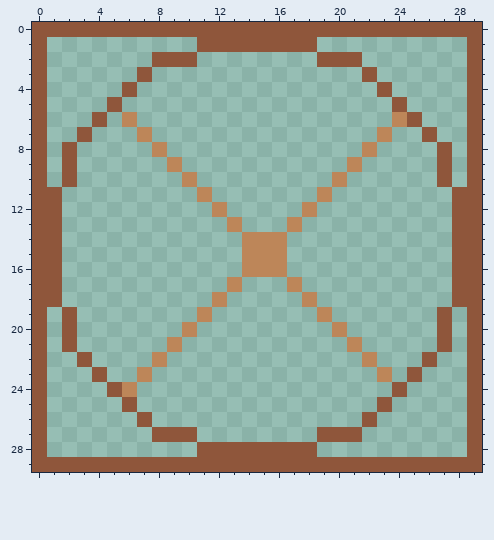
Two versions of one pixel-art sprite, LD-36/Assets/Resources/Machine/Hamster_wheel.png. Above is the file before it was changed.
The file is 30x30 pixels.
The same view after the edit:
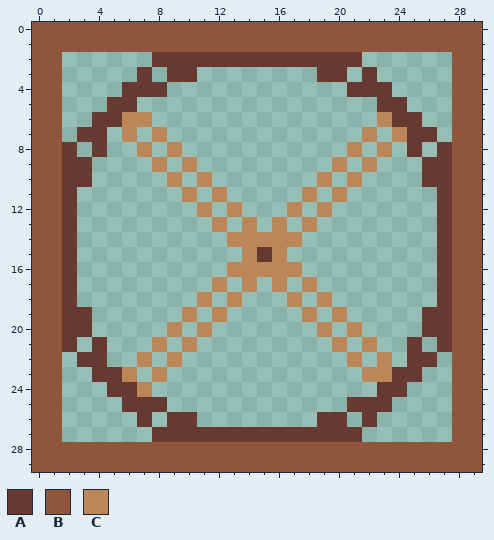
Palette (. is transparent): A #663931  B #8f563b  C #bd8659
From old to new:
y 1: x 1..10 .......... -> BBBBBBBBBB; x 19..28 .......... -> BBBBBBBBBB
y 2: x 1 . -> B; x 8..21 BBB........BBB -> AAAAAAAAAAAAAA; x 28 . -> B
y 3: x 1 . -> B; x 7 B -> A; x 9..10 .. -> AA; x 19..20 .. -> AA; x 22 B -> A; x 28 . -> B
y 4: x 1 . -> B; x 6..8 B.. -> AAA; x 21..23 ..B -> AAA; x 28 . -> B
y 5: x 1 . -> B; x 5..6 B. -> AA; x 23..24 .B -> AA; x 28 . -> B
y 6: x 1 . -> B; x 4..5 B. -> AA; x 7 . -> C; x 23..25 .CB -> CAA; x 28 . -> B
y 7: x 1 . -> B; x 3..4 B. -> AA; x 6..8 .C. -> C.C; x 22..26 .C..B -> C.CAA; x 28 . -> B
y 8: x 1..2 .B -> BA; x 4 . -> A; x 7..9 .C. -> C.C; x 21..23 .C. -> C.C; x 25 . -> A; x 27..28 B. -> AB
y 9: x 1..3 .B. -> BAA; x 8..10 .C. -> C.C; x 20..22 .C. -> C.C; x 26..28 .B. -> AAB
y 10: x 1..3 .B. -> BAA; x 9..11 .C. -> C.C; x 19..21 .C. -> C.C; x 26..28 .B. -> AAB
y 11: x 2 . -> A; x 10..12 .C. -> C.C; x 18..20 .C. -> C.C; x 27 . -> A
y 12: x 2 . -> A; x 11..13 .C. -> C.C; x 17..19 .C. -> C.C; x 27 . -> A
y 13: x 2 . -> A; x 12..14 .C. -> C.C; x 16..18 .C. -> C.C; x 27 . -> A
y 14: x 2 . -> A; x 13 . -> C; x 17 . -> C; x 27 . -> A
y 15: x 2 . -> A; x 15 C -> A; x 27 . -> A
y 16: x 2 . -> A; x 13 . -> C; x 17 . -> C; x 27 . -> A
y 17: x 2 . -> A; x 12..14 .C. -> C.C; x 16..18 .C. -> C.C; x 27 . -> A
y 18: x 2 . -> A; x 11..13 .C. -> C.C; x 17..19 .C. -> C.C; x 27 . -> A
y 19: x 1..3 .B. -> BAA; x 10..12 .C. -> C.C; x 18..20 .C. -> C.C; x 26..28 .B. -> AAB
y 20: x 1..3 .B. -> BAA; x 9..11 .C. -> C.C; x 19..21 .C. -> C.C; x 26..28 .B. -> AAB
y 21: x 1..2 .B -> BA; x 4 . -> A; x 8..10 .C. -> C.C; x 20..22 .C. -> C.C; x 25 . -> A; x 27..28 B. -> AB
y 22: x 1 . -> B; x 3..4 B. -> AA; x 7..9 .C. -> C.C; x 21..23 .C. -> C.C; x 25..26 .B -> AA; x 28 . -> B
y 23: x 1 . -> B; x 4..8 B..C. -> AAC.C; x 22 . -> C; x 24..25 .B -> AA; x 28 . -> B
y 24: x 1 . -> B; x 5..7 BC. -> AAC; x 23..24 .B -> AA; x 28 . -> B
y 25: x 1 . -> B; x 6..8 B.. -> AAA; x 21..23 ..B -> AAA; x 28 . -> B
y 26: x 1 . -> B; x 7 B -> A; x 9..10 .. -> AA; x 19..20 .. -> AA; x 22 B -> A; x 28 . -> B
y 27: x 1 . -> B; x 8..21 BBB........BBB -> AAAAAAAAAAAAAA; x 28 . -> B
y 28: x 1..10 .......... -> BBBBBBBBBB; x 19..28 .......... -> BBBBBBBBBB
Boxes around the changes in both pictures, in picture pixels (x1, y1, x2, y2):
changed: (47, 37, 467, 457)
